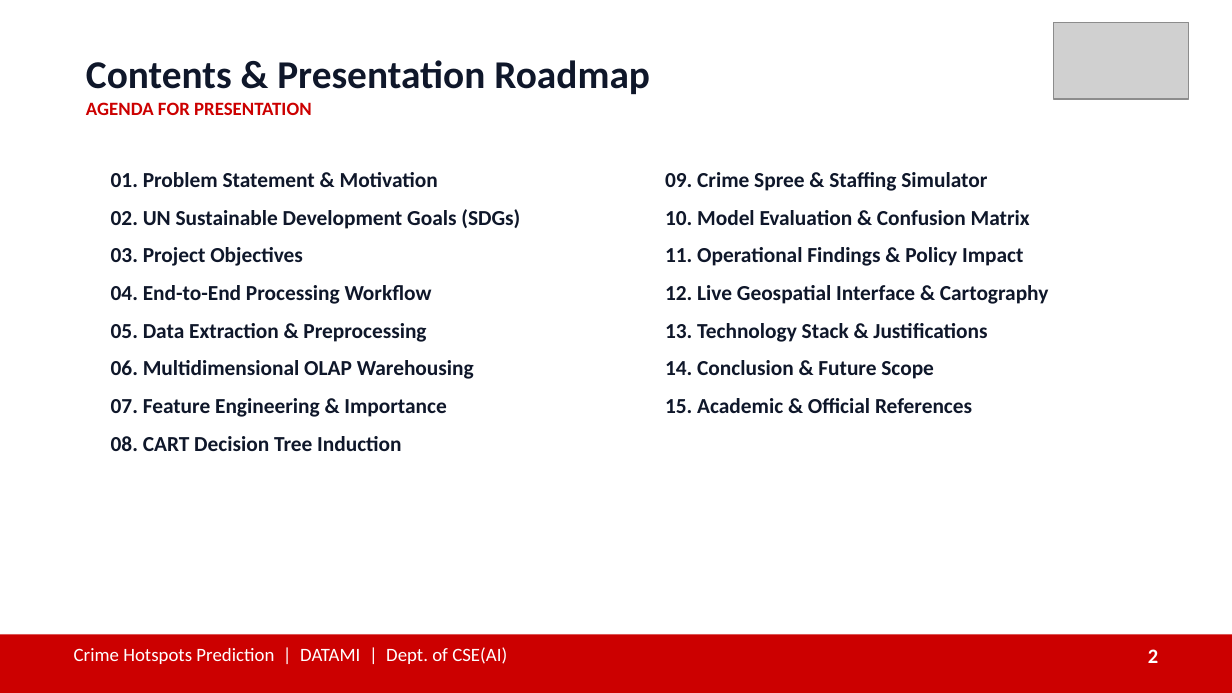
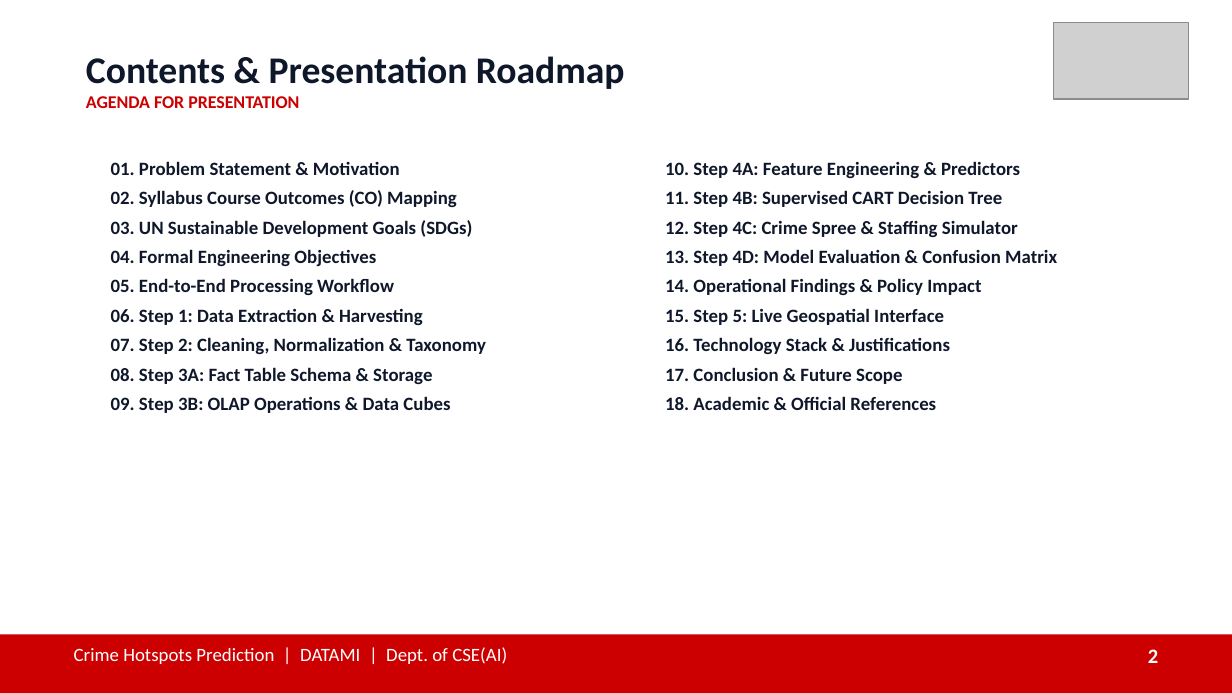
Before and after one commit to JVN321/DATAMI, a slide deck: slide 2 of presentation/Crime_Hotspots_Prediction_DATAMI.pptx. Drawn at 1232x693 pixels with LibreOffice and Linux fonts; fonts in the diff are those of the drawing; grey boxes stand for pictures. Boxes give left, top, right and bottom in pixels: in the first picture for what was removed or moved away, otherwise in the second. Text is boxed around its words. In the diff, an @@ line names an element or a change of style, - is before the commit and + after.

Commit message:
feat: expand presentation structure with 19 detailed slides and syllabus mappings

```diff
--- a/presentation/Crime_Hotspots_Prediction_DATAMI.pptx
+++ b/presentation/Crime_Hotspots_Prediction_DATAMI.pptx
@@ text "Contents & Presentation Roadmap" at (86, 56, 625, 108): size 23 to 22 pt in "Contents & Presentation Roadmap"; size 11 to 10.5 pt in "AGENDA FOR PRESENTATION" @@
@@ text "01. Problem Statement & Motivation": place and size @@
-text "01. Problem Statement & Motivation" at (111, 172, 520, 451)
+text "01. Problem Statement & Motivation" at (111, 161, 486, 413)
@@ text at (111, 161, 400, 175): size 12.5 to 11 pt in "01. Problem Statement & Motivation"; less space between paragraphs @@
@@ text at (665, 161, 1057, 410): text changed; size 12.5 to 11 pt @@
-09. Crime Spree & Staffing Simulator
-10. Model Evaluation & Confusion Matrix
-11. Operational Findings & Policy Impact
-12. Live Geospatial Interface & Cartography
-13. Technology Stack & Justifications
-14. Conclusion & Future Scope
-15. Academic & Official References
+10. Step 4A: Feature Engineering & Predictors
+11. Step 4B: Supervised CART Decision Tree
+12. Step 4C: Crime Spree & Staffing Simulator
+13. Step 4D: Model Evaluation & Confusion Matrix
+14. Operational Findings & Policy Impact
+15. Step 5: Live Geospatial Interface
+16. Technology Stack & Justifications
+17. Conclusion & Future Scope
+18. Academic & Official References
@@ text at (111, 190, 486, 413): text changed; size 12.5 to 11 pt @@
-02. UN Sustainable Development Goals (SDGs)
-03. Project Objectives
-04. End-to-End Processing Workflow
-05. Data Extraction & Preprocessing
-06. Multidimensional OLAP Warehousing
-07. Feature Engineering & Importance
-08. CART Decision Tree Induction
+02. Syllabus Course Outcomes (CO) Mapping
+03. UN Sustainable Development Goals (SDGs)
+04. Formal Engineering Objectives
+05. End-to-End Processing Workflow
+06. Step 1: Data Extraction & Harvesting
+07. Step 2: Cleaning, Normalization & Taxonomy
+08. Step 3A: Fact Table Schema & Storage
+09. Step 3B: OLAP Operations & Data Cubes
```
Also in this commit, not shown: 15 other slides changed, 4 slides added, 1 slide removed, 25 other files.
